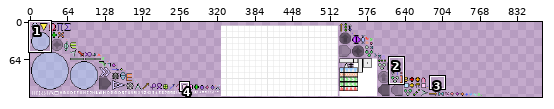
Two versions of one sprite sheet, android/assets/textures/textures.png. Above, an overview of the earlier version with the close-up marked.
Close-up. The starting point:
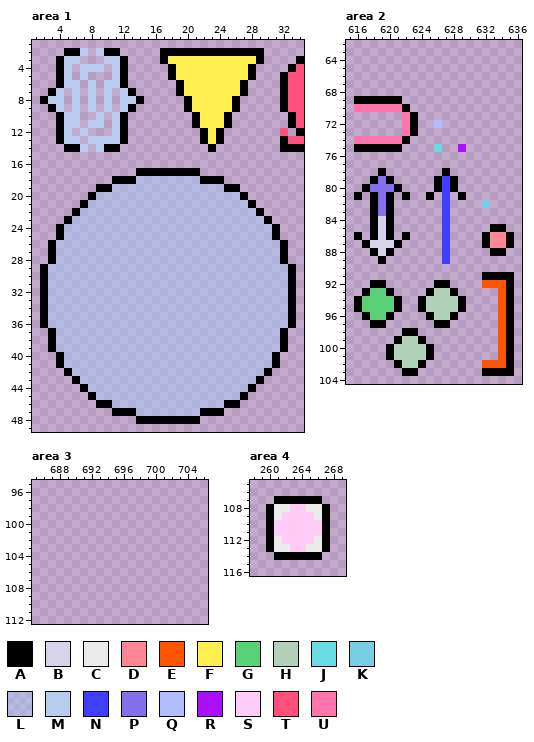
The file is 1024x128 pixels. Pixels under 10% opacity are left out. Colours within 5 levels of each other are drawn and written as one. Shown: area 1: x 1..34, y 1..49; area 2: x 615..636, y 62..104; area 3: x 685..706, y 95..112; area 4: x 258..269, y 105..116. The wide view leaves out empty margins. The commit also changed other parts of the picture, which this record leaves out.
Palette (. is transparent): A #000000  B #d7d3ea  C #ebebeb  D #ff8795  E #ff5400  F #fff050  G #59d177  H #b1d1b9  J #69dbe5  K #77cee5  L #a3d1ff6b  M #b8ccef  N #3d40ff  P #8470ea  Q #b2bdff  R #aa0fff  S #ffccf7  T #ff4f7d  U #ff75ac
Pixels before, area 1, first column x 2:
 2 ...AAM.MAA.....AAAAAAAAAAAAA.....
 3 ..AMM...MMA....AFFFFFFFFFFFA....A
 4 ..AM.MMM.MA.....AFFFFFFFFFA....AT
 5 ..AM.M...MA.....AFFFFFFFFFA...ATT
 6 ..AMM.M.MMA......AFFFFFFFA....ATT
 7 .AM.M.M.M.MA.....AFFFFFFFA....ATT
 8 AMM.M.M.M.MMA.....AFFFFFA.....ATT
 9 .AM.M.M.M.MA......AFFFFFA.....ATT
10 ..AMM..M.MA........AFFFA.......AT
11 ..AMM.MM.MA........AFFFA.......AT
12 ..AM.M...MA.........AFA.......T.A
13 ..AMM.MMMMA.........AFA.......ATT
14 ...AAM.MAA...........A........AAA
15 .................................
16 .................................
17 ............AAAAAAAA.............
18 .........AAALLLLLLLLAAA..........
19 .......AALLLLLLLLLLLLLLAA........
20 ......ALLLLLLLLLLLLLLLLLLA.......
21 .....ALLLLLLLLLLLLLLLLLLLLA......
22 ....ALLLLLLLLLLLLLLLLLLLLLLA.....
23 ...ALLLLLLLLLLLLLLLLLLLLLLLLA....
24 ..ALLLLLLLLLLLLLLLLLLLLLLLLLLA...
25 ..ALLLLLLLLLLLLLLLLLLLLLLLLLLA...
26 .ALLLLLLLLLLLLLLLLLLLLLLLLLLLLA..
27 .ALLLLLLLLLLLLLLLLLLLLLLLLLLLLA..
28 .ALLLLLLLLLLLLLLLLLLLLLLLLLLLLA..
29 ALLLLLLLLLLLLLLLLLLLLLLLLLLLLLLA.
30 ALLLLLLLLLLLLLLLLLLLLLLLLLLLLLLA.
31 ALLLLLLLLLLLLLLLLLLLLLLLLLLLLLLA.
32 ALLLLLLLLLLLLLLLLLLLLLLLLLLLLLLA.
33 ALLLLLLLLLLLLLLLLLLLLLLLLLLLLLLA.
34 ALLLLLLLLLLLLLLLLLLLLLLLLLLLLLLA.
35 ALLLLLLLLLLLLLLLLLLLLLLLLLLLLLLA.
36 ALLLLLLLLLLLLLLLLLLLLLLLLLLLLLLA.
37 .ALLLLLLLLLLLLLLLLLLLLLLLLLLLLA..
38 .ALLLLLLLLLLLLLLLLLLLLLLLLLLLLA..
39 .ALLLLLLLLLLLLLLLLLLLLLLLLLLLLA..
40 ..ALLLLLLLLLLLLLLLLLLLLLLLLLLA...
41 ..ALLLLLLLLLLLLLLLLLLLLLLLLLLA...
42 ...ALLLLLLLLLLLLLLLLLLLLLLLLA....
43 ....ALLLLLLLLLLLLLLLLLLLLLLA.....
44 .....ALLLLLLLLLLLLLLLLLLLLA......
45 ......ALLLLLLLLLLLLLLLLLLA.......
46 .......AALLLLLLLLLLLLLLAA........
47 .........AAALLLLLLLLAAA..........
48 ............AAAAAAAA.............
Pixels before, area 2, first column x 616:
 69 AAAAAA..............
 70 UUUUUUA.............
 71 ......UA............
 72 ......UA..Q.........
 73 ......UA............
 74 UUUUUUA.............
 75 AAAAAA....J..R......
 76 ....................
 77 ....................
 78 ...A.......A........
 79 ..APA.....ANA.......
 80 .APPPA....ANA.......
 81 A.APA.A..A.N.A......
 82 ..APA......N....K...
 83 ..APA......N........
 84 ..ABA......N........
 85 ..ABA......N.....AA.
 86 A.ABA.A....N....ADDA
 87 .ABBBA.....N....ADDA
 88 ..ABA......N.....AA.
 89 ...A.......N........
 90 ....................
 91 ................AAAA
 92 ..AA......AA....EEEA
 93 .AGGA....AHHA.....EA
 94 AGGGGA..AHHHHA....EA
 95 AGGGGA..AHHHHA....EA
 96 .AGGA....AHHA.....EA
 97 ..AA......AA......EA
 98 ......AA..........EA
 99 .....AHHA.........EA
100 ....AHHHHA........EA
101 ....AHHHHA........EA
102 .....AHHA.......EEEA
103 ......AA........AAAA
Pixels before, area 4, first column x 260:
107 .AAAAAA.
108 ACCSSCCA
109 ACSSSSCA
110 ASSSSSSA
111 ASSSSSSA
112 ACSSSSCA
113 ACCSSCCA
114 .AAAAAA.
After:
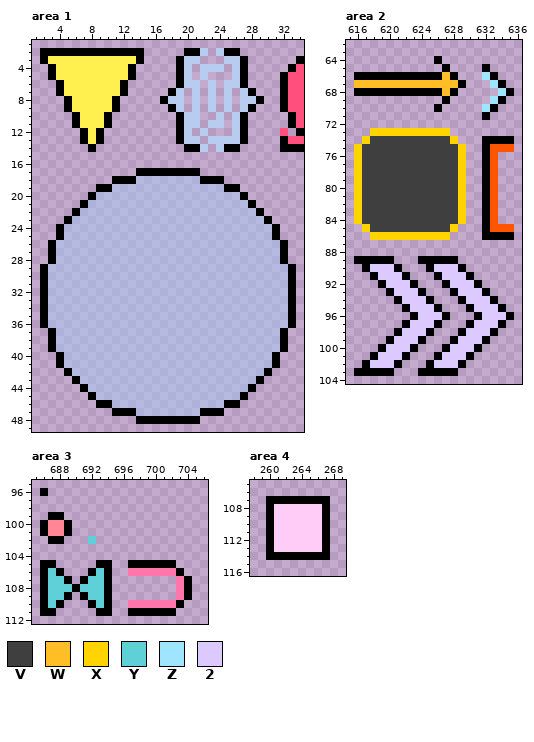
Colours new in this view: V #3f3f3f  W #ffbd26  X #ffd400  Y #5fd0d8  Z #a0e5ff  2 #dcc9ff
The exact change:
Changed rows in their new state; - is an unchanged pixel.
Area 1:
first column x 2:
 2 AAA--AAA--AAA--...--M.M--...
 3 AFFFFFFFFFFFA--..AMM...MMA..
 4 -AFFFFFFFFFA----.AM.MMM.MA.-
 5 -AFFFFFFFFFA----.AM.M...MA.-
 6 ---FFFFFFF--------MM.M.MM---
 7 -.AFFFFFFFA.----AM.M.M.M.MA-
 8 ...AFFFFFA...--AMM.M.M.M.MMA
 9 -..AFFFFFA..----AM.M.M.M.MA-
10 --..AFFFA..------AMM..M.MA--
11 --..AFFFA..------AMM.MM.MA--
12 --..-AFA-..------AM-M..-MA--
13 --...AFA...------AMM.MMMMA--
14 ---...A...--------AAM.MAA---
Area 2:
first column x 616:
 64 ----------A---------
 65 -----------A----A---
 66 AAAAAAAAAAAWA---ZA--
 67 WWWWWWWWWWWWWA---ZA-
 68 AAAAAAAAAAAWA-----ZA
 69 ......-----A-----ZA-
 70 .......---A-----ZA--
 71 ------..--------A---
 72 ------..--.---------
 73 --XXXXXXXXXX--------
 74 .XVVVVVVVVVVX---AAAA
 75 XVVVVVVVVVVVVX--AEEE
 76 XVVVVVVVVVVVVX--AE--
 77 XVVVVVVVVVVVVX--AE--
 78 XVVVVVVVVVVVVX--AE--
 79 XVVVVVVVVVVVVX--AE--
 80 XVVVVVVVVVVVVX--AE--
 81 XVVVVVVVVVVVVX--AE--
 82 XVVVVVVVVVVVVX--AE--
 83 XVVVVVVVVVVVVX--AE--
 84 XVVVVVVVVVVVVX--AE--
 85 -XVVVVVVVVVVX---AEEE
 86 .-XXXXXXXXXX-----AA-
 87 -.....-----.----....
 88 --...------.-----..-
 89 AAA-A---AAAAA-------
 90 -A222A---A222A------
 91 --A222A---A222A-....
 92 --.-222A--.-222A....
 93 -...-222A...-222A-..
 94 .....-222A...-222A..
 95 ......A222A...A222A.
 96 -....--A222A.--A222-
 97 --..--A222-.--A222A.
 98 -----A222A---A222A..
 99 ----A222----A222A-..
100 ---A222A..-A222A--..
101 --A222A...A222A---..
102 -A222-...A222A--....
103 AAAAA-..AAAAA---....
Area 3:
first column x 686:
 96 A------------------
 99 -AA----------------
100 ADDA---------------
101 ADDA---------------
102 -AA---Y------------
105 AA-----AA--AAAAAA--
106 AYA---AYA--UUUUUUA-
107 AYYA-AYYA--------UA
108 AYYYAYYYA--------UA
109 AYYA-AYYA--------UA
110 AYA---AYA--UUUUUUA-
111 AA-----AA--AAAAAA--
Area 4:
first column x 260:
107 A------A
108 -SS--SS-
109 -S----S-
112 -S----S-
113 -SS--SS-
114 A------A
Where, in picture pixels (left, top, right, bottom), the same in both close-ups:
changed: (40, 48, 264, 152)
changed: (354, 56, 514, 376)
added: (40, 488, 192, 616)
changed: (266, 496, 330, 560)
